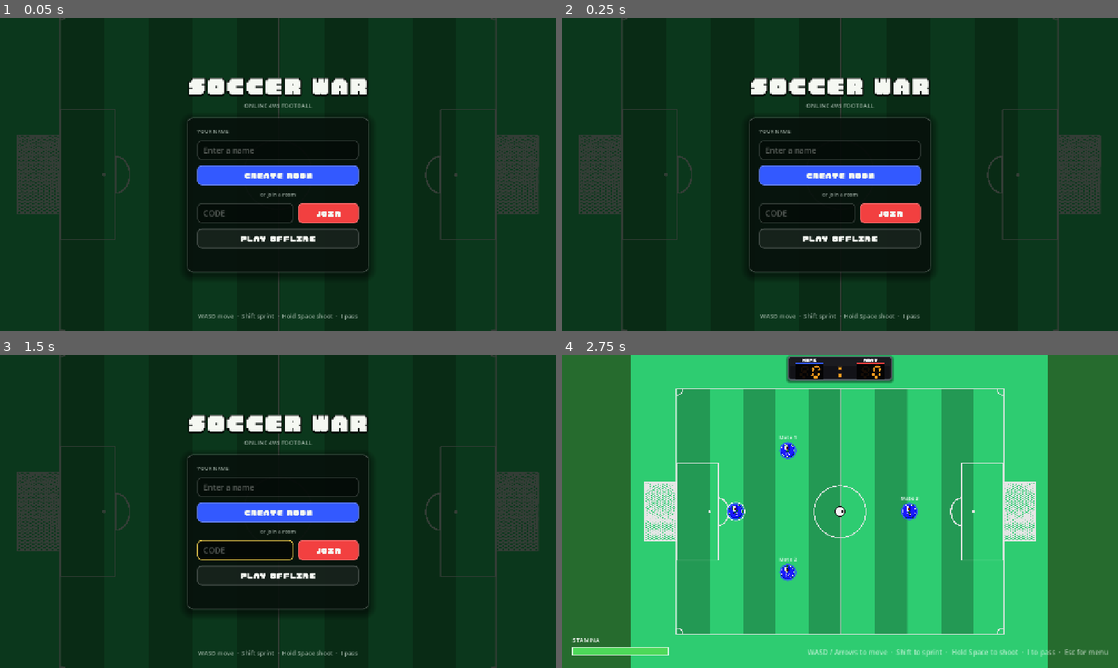
Above: before the commit, frames 1-4 (two rows, left to right).
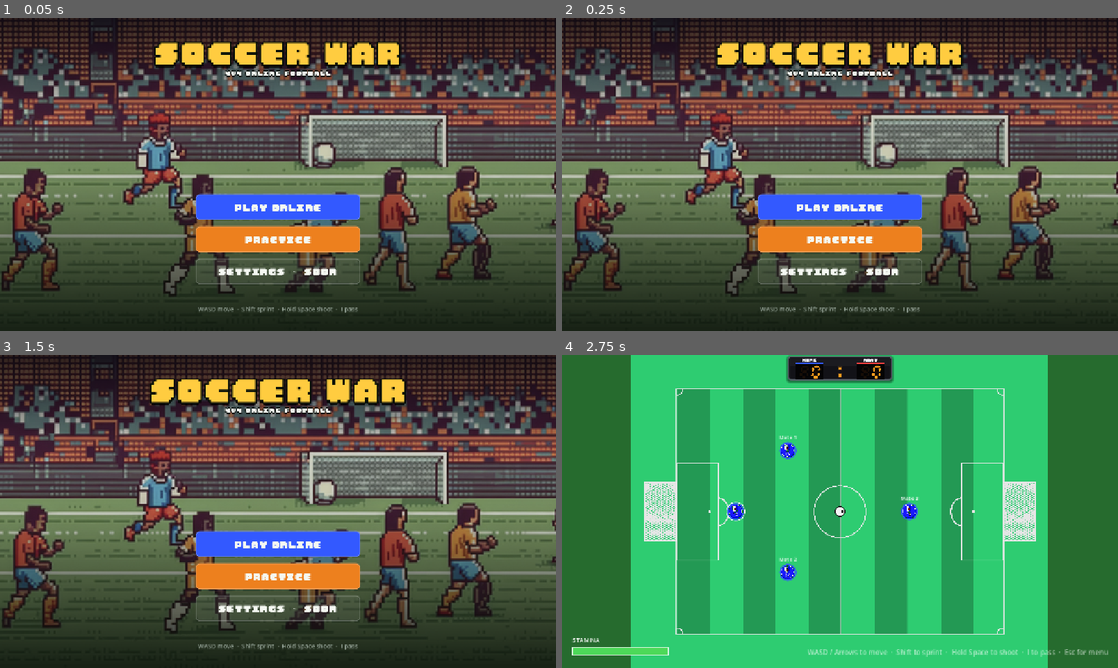
Above: after the commit, the same moments.

Repository: dthanhff318/soccer-war
Game: Godot game, scene res://scenes/boot.tscn
The game is run twice, just before and just after one commit, with the same random seed, the same clock (stepped at 60 frames per second) and the same inputs.
Inputs (mouse positions are in pixels of both pictures, inside the frame that each line leads up to):
- Up to frame 1 (0.05 s): no input
- Up to frame 2 (0.25 s): no input
- Up to frame 3 (1.5 s): click (278, 542) at 0.5 s, where only the run after the commit has a clickable "PLAY ONLINE"; click (278, 602) at 1.25 s, where only the run after the commit has a clickable "BACK"
- Up to frame 4 (2.75 s): click (840, 577) at 2 s, where only the run after the commit has a clickable "PRACTICE"

The runs differ from the first frame. In frame 1, 91% of the frame differs, in the area x 0-100%, y 0-100%; in frame 2, 91%; in frame 3, 91%; in frame 4, nothing differs.

Commit message:
feat(ui): start screen with stadium artwork, Play Online, Practice and Settings

Diff:
--- a/scripts/ui/menu.gd
+++ b/scripts/ui/menu.gd
@@ -1,15 +1,26 @@
 extends Control
 
-## Title screen: enter a name, then create a room, join one by code, or play
-## offline. Connects to the server on demand and sends the request once the
-## connection is up.
+## Start screen over the stadium artwork: Play Online, Practice and Settings.
+## Play Online swaps the buttons for a panel to create a room or join one by
+## code; it connects to the server on demand and sends the request once the
+## connection is up. Practice starts the offline match.
 
 const LOBBY_SCENE := "res://scenes/lobby.tscn"
 const MATCH_SCENE := "res://scenes/main.tscn"
-
+const ARTWORK := preload("res://assets/image/background.jpg")
+## Gentle pulse of the title, in seconds per beat.
+const TITLE_PULSE_SECONDS := 1.6
+
+var _home: VBoxContainer
+var _online_panel: Control
+var _online_button: Button
+var _practice_button: Button
+var _settings_button: Button
+var _back_button: Button
 var _name_edit: LineEdit
 var _code_edit: LineEdit
 var _status: Label
+## Buttons disabled while a request is in flight.
 var _buttons: Array[Button] = []
 ## Request to send as soon as the connection opens.
 var _pending_request: Callable
@@ -28,11 +39,53 @@
 
 
 func _build_ui() -> void:
-	var column := UiKit.screen(self)
-	column.add_child(UiKit.title("SOCCER WAR", 64))
-	column.add_child(UiKit.label("ONLINE 4V4 FOOTBALL", 14, UiKit.MUTED))
-
-	var card := UiKit.card(column, 420)
+	UiKit.artwork_backdrop(self, ARTWORK)
+	var layout := VBoxContainer.new()
+	layout.set_anchors_preset(Control.PRESET_FULL_RECT)
+	layout.offset_top = 48
+	layout.offset_bottom = -40
+	layout.add_theme_constant_override("separation", 12)
+	add_child(layout)
+
+	var title := UiKit.title("SOCCER WAR", 88, UiKit.GOLD)
+	layout.add_child(title)
+	_pulse(title)
+	layout.add_child(UiKit.title("4V4 ONLINE FOOTBALL", 20))
+
+	var spacer := Control.new()
+	spacer.size_flags_vertical = Control.SIZE_EXPAND_FILL
+	layout.add_child(spacer)
+
+	var center := CenterContainer.new()
+	layout.add_child(center)
+	var stack := VBoxContainer.new()
+	center.add_child(stack)
+	_home = _build_home()
+	stack.add_child(_home)
+	_online_panel = _build_online_panel(stack)
+	_online_panel.hide()
+
+	_status = UiKit.label("", 16, UiKit.HIGHLIGHT)
+	_status.add_theme_color_override("font_outline_color", Color(0, 0, 0, 0.8))
+	_status.add_theme_constant_override("outline_size", 6)
+	layout.add_child(_status)
+	layout.add_child(UiKit.label("WASD move  ·  Shift sprint  ·  Hold Space shoot  ·  I pass", 14, UiKit.MUTED))
+
+
+func _build_home() -> VBoxContainer:
+	var home := VBoxContainer.new()
+	home.custom_minimum_size = Vector2(380, 0)
+	home.add_theme_constant_override("separation", 14)
+	_online_button = _big_button("Play online", _show_online, UiKit.Style.PRIMARY)
+	_practice_button = _big_button("Practice", _on_practice_pressed, UiKit.Style.ACCENT)
+	_settings_button = _big_button("Settings  ·  soon", _on_settings_pressed, UiKit.Style.GHOST)
+	for button in [_online_button, _practice_button, _settings_button]:
+		home.add_child(button)
+	return home
+
+
+func _build_online_panel(parent: Control) -> Control:
+	var card := UiKit.card(parent, 420)
 	card.add_child(UiKit.caption("Your name"))
 	_name_edit = UiKit.line_edit("Enter a name", Roster.MAX_NAME_LENGTH)
 	card.add_child(_name_edit)
@@ -52,12 +105,43 @@
 	join_row.add_child(join)
 	card.add_child(join_row)
 
-	_buttons.append(UiKit.button("Play offline", _on_offline_pressed, UiKit.Style.GHOST))
-	card.add_child(_buttons.back())
-	_status = UiKit.label("", 14, UiKit.HIGHLIGHT)
-	card.add_child(_status)
-
-	UiKit.footer(self, "WASD move  ·  Shift sprint  ·  Hold Space shoot  ·  I pass")
+	_back_button = UiKit.button("Back", _show_home, UiKit.Style.GHOST)
+	_buttons.append(_back_button)
+	card.add_child(_back_button)
+	# card() returns the column inside the panel; show/hide the panel itself.
+	return card.get_parent()
+
+
+func _big_button(text: String, on_pressed: Callable, style: UiKit.Style) -> Button:
+	var button := UiKit.button(text, on_pressed, style)
+	button.custom_minimum_size.y = 60
+	button.add_theme_font_size_override("font_size", 28)
+	return button
+
+
+## Slow, endless "breathing" of the title around its centre.
+func _pulse(title: Label) -> void:
+	title.resized.connect(func() -> void: title.pivot_offset = title.size / 2.0)
+	var tween := title.create_tween().set_loops().set_trans(Tween.TRANS_SINE).set_ease(Tween.EASE_IN_OUT)
+	tween.tween_property(title, "scale", Vector2.ONE * 1.04, TITLE_PULSE_SECONDS)
+	tween.tween_property(title, "scale", Vector2.ONE, TITLE_PULSE_SECONDS)
+
+
+func _show_online() -> void:
+	_home.hide()
+	_online_panel.show()
+	_status.text = ""
+	_name_edit.grab_focus()
+
+
+func _show_home() -> void:
+	_online_panel.hide()
+	_home.show()
+	_status.text = ""
+
+
+func _on_settings_pressed() -> void:
+	_status.text = "Settings are coming soon"
 
 
 func _on_create_pressed() -> void:
@@ -74,7 +158,7 @@
 	_send(func() -> void: Net.request_join.rpc_id(1, code, player_name))
 
 
-func _on_offline_pressed() -> void:
+func _on_practice_pressed() -> void:
 	Net.leave()
 	_change_scene(MATCH_SCENE)
 
--- a/scripts/ui/ui_kit.gd
+++ b/scripts/ui/ui_kit.gd
@@ -12,11 +12,18 @@
 const BLUE := Color(0.2, 0.35, 1.0)
 const RED := Color(0.95, 0.25, 0.25)
 const GREEN := Color(0.18, 0.62, 0.32)
+const ORANGE := Color(0.93, 0.5, 0.12)
+## Title colour picked from the stadium stands in the menu artwork.
+const GOLD := Color(1.0, 0.8, 0.25)
 const TEXT := Color(0.96, 0.97, 0.95)
 const MUTED := Color(0.78, 0.84, 0.8, 0.75)
 const HIGHLIGHT := Color(1.0, 0.85, 0.3)
 
-enum Style { PRIMARY, DANGER, SUCCESS, GHOST }
+## How far and how slowly the menu artwork drifts.
+const DRIFT_PIXELS := 40.0
+const DRIFT_SECONDS := 14.0
+
+enum Style { PRIMARY, DANGER, SUCCESS, GHOST, ACCENT }
 
 
 ## Pitch backdrop plus a centred column; returns the column.
@@ -42,6 +49,43 @@
 	column.add_theme_constant_override("separation", 16)
 	center.add_child(column)
 	return column
+
+
+## Full-screen artwork that drifts slowly from side to side, darkened at the
+## top (behind the title) and bottom (behind the buttons) for readability.
+static func artwork_backdrop(owner: Control, texture: Texture2D) -> void:
+	owner.set_anchors_preset(Control.PRESET_FULL_RECT)
+	owner.clip_contents = true
+	var art := TextureRect.new()
+	art.texture = texture
+	art.expand_mode = TextureRect.EXPAND_IGNORE_SIZE
+	art.stretch_mode = TextureRect.STRETCH_KEEP_ASPECT_COVERED
+	# Wider than the screen so it has room to drift without showing an edge.
+	art.anchor_right = 1.0
+	art.anchor_bottom = 1.0
+	art.offset_left = -DRIFT_PIXELS
+	art.offset_right = DRIFT_PIXELS
+	owner.add_child(art)
+	var drift := art.create_tween().set_loops().set_trans(Tween.TRANS_SINE).set_ease(Tween.EASE_IN_OUT)
+	drift.tween_property(art, "position:x", 0.0, DRIFT_SECONDS).from(-2.0 * DRIFT_PIXELS)
+	drift.tween_property(art, "position:x", -2.0 * DRIFT_PIXELS, DRIFT_SECONDS)
+
+	var gradient := Gradient.new()
+	gradient.offsets = PackedFloat32Array([0.0, 0.3, 0.5, 1.0])
+	gradient.colors = PackedColorArray([
+		Color(0.02, 0.02, 0.05, 0.8), Color(0.02, 0.02, 0.05, 0.15),
+		Color(0.01, 0.04, 0.02, 0.2), Color(0.01, 0.04, 0.02, 0.85),
+	])
+	var shade_texture := GradientTexture2D.new()
+	shade_texture.gradient = gradient
+	shade_texture.fill_from = Vector2(0, 0)
+	shade_texture.fill_to = Vector2(0, 1)
+	var shade := TextureRect.new()
+	shade.texture = shade_texture
+	shade.expand_mode = TextureRect.EXPAND_IGNORE_SIZE
+	shade.stretch_mode = TextureRect.STRETCH_SCALE
+	shade.set_anchors_preset(Control.PRESET_FULL_RECT)
+	owner.add_child(shade)
 
 
 ## Frosted rounded panel; returns the column inside it. `accent` tints the
@@ -104,6 +148,7 @@
 
 	var base: Color = {
 		Style.PRIMARY: BLUE, Style.DANGER: RED, Style.SUCCESS: GREEN, Style.GHOST: Color(1, 1, 1, 0.06),
+		Style.ACCENT: ORANGE,
 	}[style]
 	var border := Color(1, 1, 1, 0.28) if style == Style.GHOST else base.lightened(0.25)
 	result.add_theme_stylebox_override("normal", _box(base, 10, border, 2))
--- /dev/null
+++ b/tests/test_menu_home.gd
@@ -0,0 +1,55 @@
+extends TestCase
+
+## Start screen: Play Online opens the online panel (Back returns), Practice
+## starts the offline match, Settings is not built yet.
+
+const MENU_SCENE := preload("res://scenes/menu.tscn")
+const MATCH_SCENE := "res://scenes/main.tscn"
+
+
+func _open_menu() -> Control:
+	var menu: Control = MENU_SCENE.instantiate()
+	add_child(menu)
+	await get_tree().process_frame
+	return menu
+
+
+func test_home_shows_three_buttons_and_hides_the_online_panel() -> void:
+	var menu := await _open_menu()
+	check(menu._home.visible, "home visible")
+	check(not menu._online_panel.visible, "online panel hidden")
+	check_eq(menu._online_button.text, "PLAY ONLINE", "play online")
+	check_eq(menu._practice_button.text, "PRACTICE", "practice")
+	check(menu._settings_button.text.begins_with("SETTINGS"), "settings")
+	menu.queue_free()
+
+
+func test_play_online_opens_panel_and_back_returns() -> void:
+	var menu := await _open_menu()
+	menu._online_button.pressed.emit()
+	check(not menu._home.visible, "home hidden")
+	check(menu._online_panel.visible, "online panel shown")
+	menu._back_button.pressed.emit()
+	check(menu._home.visible, "home again")
+	check(not menu._online_panel.visible, "panel hidden again")
+	menu.queue_free()
+
+
+func test_settings_is_coming_soon() -> void:
+	var menu := await _open_menu()
+	menu._settings_button.pressed.emit()
+	check_eq(menu._status.text, "Settings are coming soon", "message")
+	check(menu._home.visible, "stays on home")
+	menu.queue_free()
+
+
+func test_practice_starts_the_offline_match() -> void:
+	var menu := await _open_menu()
+	menu._practice_button.pressed.emit()
+	var reached := await wait_until(func(): return get_tree().current_scene != null \
+		and get_tree().current_scene.scene_file_path == MATCH_SCENE, 30)
+	check(reached, "offline match opened")
+	if is_instance_valid(menu):
+		menu.queue_free()
+	get_tree().unload_current_scene()
+	await get_tree().process_frame
Binary file added: assets/image/background.jpg
Not shown, added: assets/image/background.jpg.import
Not shown, added: tests/test_menu_home.gd.uid
Not shown, changed: export/index.html
Not shown, changed: export/index.pck
